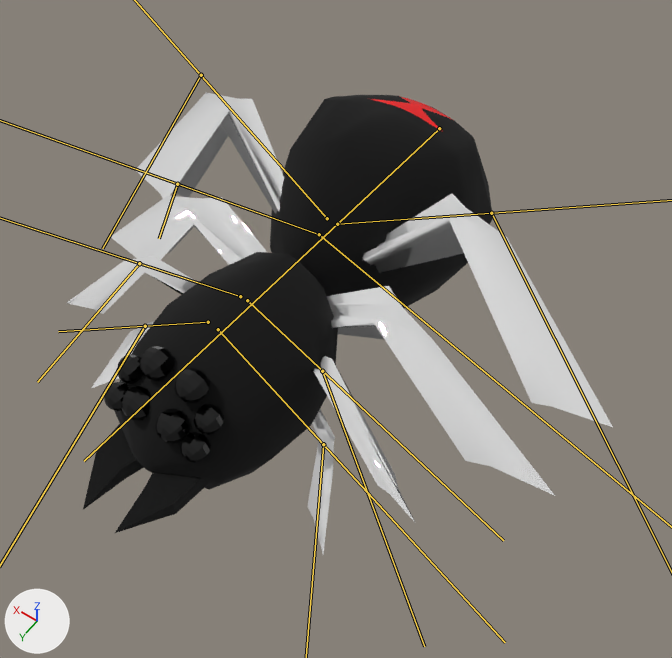
What one commit did to the glTF model import/boss_1.glb.
Camera for both pictures: a 50 mm lens placed at (-6.86, 9.41, 14.16), pointed at (-1.1, 1.35, 1.49). Arrows for +X, +Y and +Z are at lower left; the lights stay in place. Both versions are drawn at frame 1 of the action 'walk_loop'; the numbers are the values there. The bones that change are drawn over the model as lines.
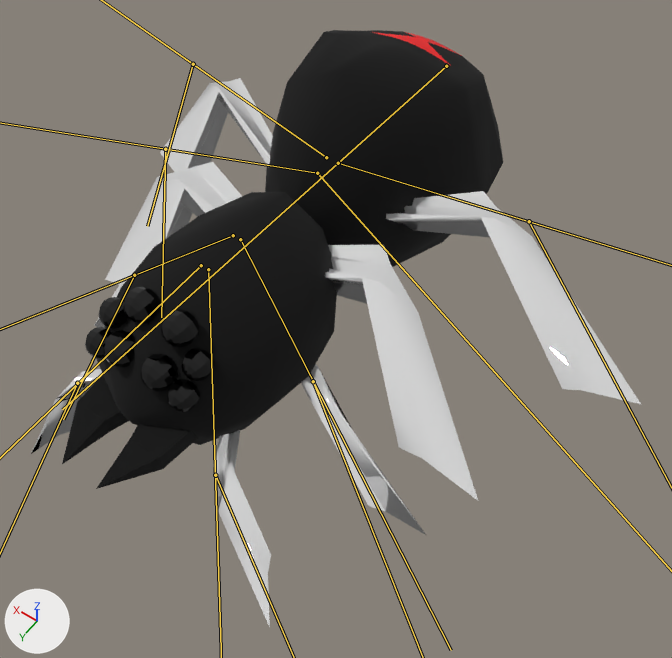
Location of each change, [x1, y1, x2, y2] in pixels of the pictures (672 x 658 px):
'Cube', posed (12% wider, 29% taller): before [67, 93, 613, 554]; after [31, 30, 641, 627]
bone 'body', root to tip: before (439, 128) to (84, 461); after (446, 66) to (62, 409)
bone 'leg1_bot.r', root to tip: before (201, 75) to (102, 248); after (193, 64) to (147, 226)
bone 'leg3_top.l', root to tip: before (247, 300) to (503, 540); after (240, 239) to (451, 650)
bone 'leg3_bot.r', root to tip: before (139, 263) to (37, 382); after (134, 275) to (63, 419)
bone 'leg2_bot.r', root to tip: before (177, 184) to (159, 238); after (165, 149) to (161, 317)

What the commit changed:
Bone 'body' (bone_body) moves from (0.0, 0.0, 0.0) to (0.0, -0.4, -4.2).
Bone 'leg1_top.l' (bone_leg1_top_l) turns from (-7, -8, 10) to (16, 4, -10) degrees about its own x, y and z.
Bone 'leg1_bot.l' (bone_leg1_bot_l) turns from (0, 0, 0) to (-22, -1, 15) degrees about its own x, y and z.
Bone 'leg1_top.r' (bone_leg1_top_r) turns from (-7, 8, -10) to (16, -4, 10) degrees about its own x, y and z.
Bone 'leg1_bot.r' (bone_leg1_bot_r) turns from (0, 0, 0) to (-22, 1, -15) degrees about its own x, y and z.
Bone 'leg4_top.l' (bone_leg4_top_l) turns from (-3, -7, -6) to (22, -11, 22) degrees about its own x, y and z.
Bone 'leg4_top.l' (bone_leg4_top_l) is rescaled from (1.0, 1.0, 1.0) to (1.15, 1.15, 1.15).
Bone 'leg4_bot.l' (bone_leg4_bot_l) turns from (0, 0, 0) to (-48, 7, -54) degrees about its own x, y and z.
Bone 'leg4_bot.l' (bone_leg4_bot_l) is rescaled from (1.0, 1.0, 1.0) to (1.0, 1.34, 1.01).
Bone 'leg4_top.r' (bone_leg4_top_r) moves from (0.0, 0.2, -0.2) to (0.0, 0.0, 0.0).
Bone 'leg4_top.r' (bone_leg4_top_r) turns from (-4, 9, 8) to (22, 11, -22) degrees about its own x, y and z.
Bone 'leg4_top.r' (bone_leg4_top_r) is rescaled from (1.0, 1.0, 1.0) to (1.15, 1.15, 1.15).
Bone 'leg4_bot.r' (bone_leg4_bot_r) turns from (0, 0, 0) to (-48, -7, 54) degrees about its own x, y and z.
Bone 'leg4_bot.r' (bone_leg4_bot_r) is rescaled from (1.0, 1.0, 1.0) to (1.0, 1.34, 1.01).
Bone 'leg3_top.l' (bone_leg3_top_l) turns from (-5, 8, 22) to (29, -12, -5) degrees about its own x, y and z.
Bone 'leg3_top.l' (bone_leg3_top_l) is rescaled from (1.0, 1.0, 1.0) to (1.29, 1.29, 1.29).
Bone 'leg3_bot.l' (bone_leg3_bot_l) turns from (0, 0, 0) to (-40, -8, 9) degrees about its own x, y and z.
Bone 'leg3_top.r' (bone_leg3_top_r) turns from (-5, -8, -22) to (29, 12, 5) degrees about its own x, y and z.
Bone 'leg3_top.r' (bone_leg3_top_r) is rescaled from (1.0, 1.0, 1.0) to (1.29, 1.29, 1.29).
Bone 'leg3_bot.r' (bone_leg3_bot_r) turns from (0, 0, 0) to (-40, 8, -9) degrees about its own x, y and z.
Bone 'leg2_top.l' (bone_leg2_top_l) turns from (1, 4, 0) to (12, -12, -7) degrees about its own x, y and z.
Bone 'leg2_top.r' (bone_leg2_top_r) turns from (1, -4, 0) to (12, 12, 7) degrees about its own x, y and z.
Bone 'leg2_bot.r' (bone_leg2_bot_r) turns from (0, 0, 0) to (-1, 1, 0) degrees about its own x, y and z.
